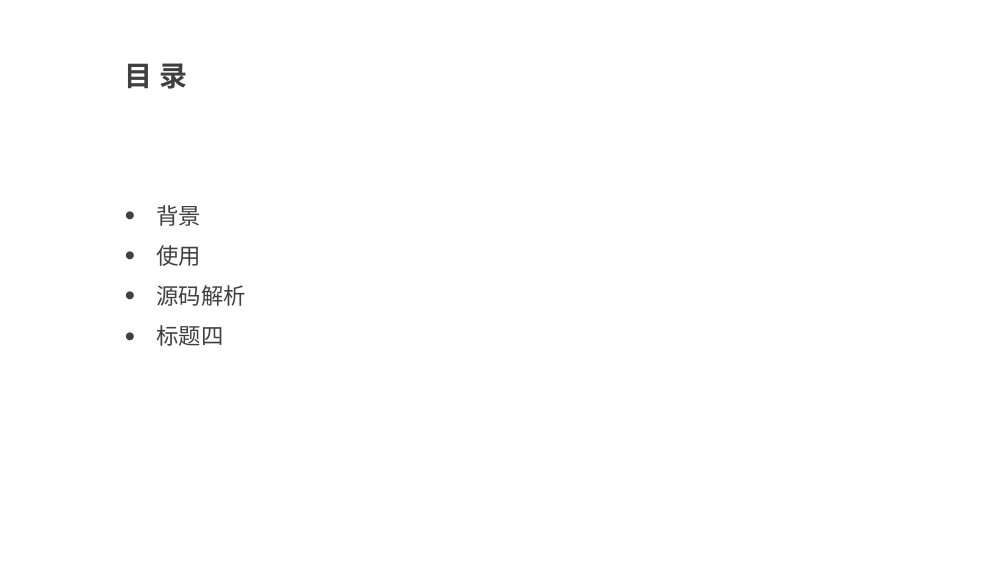
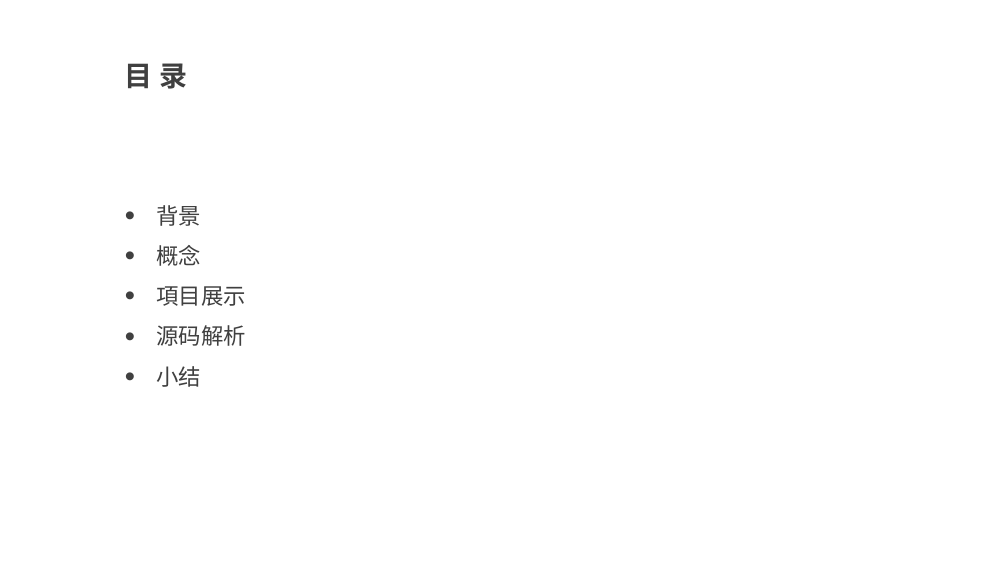
Before and after one commit to ziyanjupan/-ReadingNotes, a slide deck: slide 2 of Ribbon解析 .pptx. Drawn at 1008x567 pixels with LibreOffice and Linux fonts; fonts in the diff are those of the drawing; background and template pictures are left out. Boxes give left, top, right and bottom in pixels: in the first picture for what was removed or moved away, otherwise in the second. Text is boxed around its words. In the diff, an @@ line names an element or a change of style, - is before the commit and + after.

```diff
--- a/Ribbon解析 .pptx
+++ b/Ribbon解析 .pptx
@@ text at (x1=156, y1=245, x2=245, y2=306): text changed @@
-• 使用
+• 概念
+• 項目展示
@@ text at (x1=156, y1=366, x2=201, y2=387): text changed @@
-• 标题四
+• 小结
```
Also in this commit, not shown: 8 other slides changed, 4 slides added, 2 slides removed.
